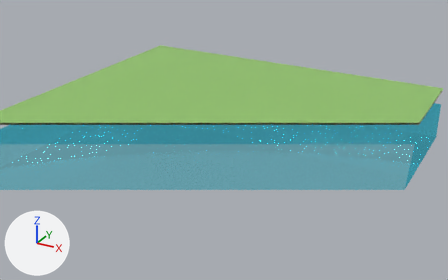
The Blender file blender/card-templates/7777-template.blend, before and after one commit.
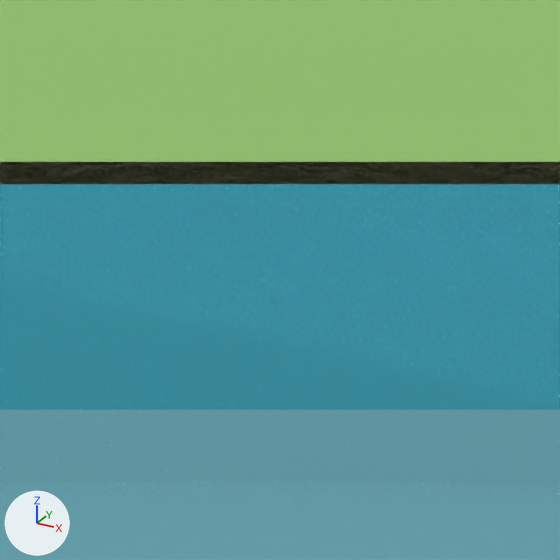
There are two pictures of each version: one from a 50 mm lens placed at (16.97, -29.27, 14.18), pointed at (0.85, 0.03, -0.48), one close up on the part from 46% to 57% of the width and 39% to 56% of the height. The axes (+X, +Y, +Z) are drawn at lower left. The lights are the same throughout. Text is drawn in Blender's own font. Everything nearer to the camera than a plane just in front of the edit is cut away.

Objects in the first close-up: 'Grass', 'Sand'.
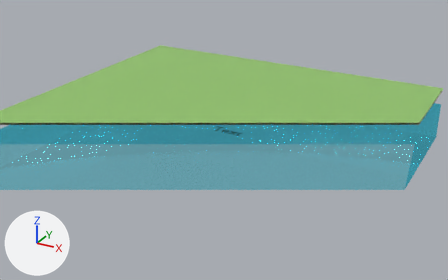
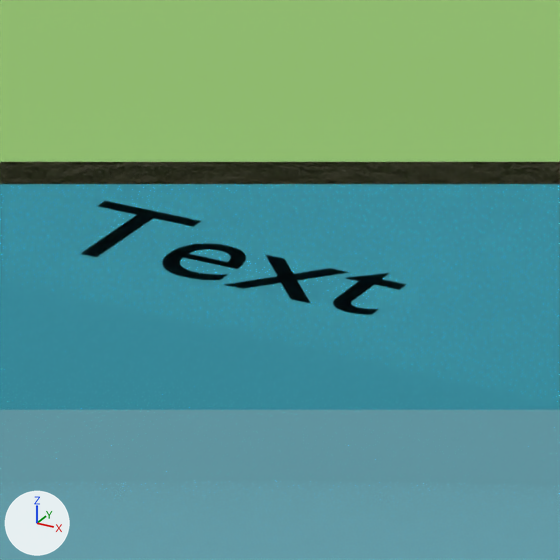
What changed in the scene script:
```text
Change ob_text:
    remove ob_text.hide_set(True)  # its collection is switched off
```

Location of each change, (x1, y1, x2, y2) in pixels of the close-ups (560 x 560 px):
'Text', shown
    after: (80, 201, 407, 315)
